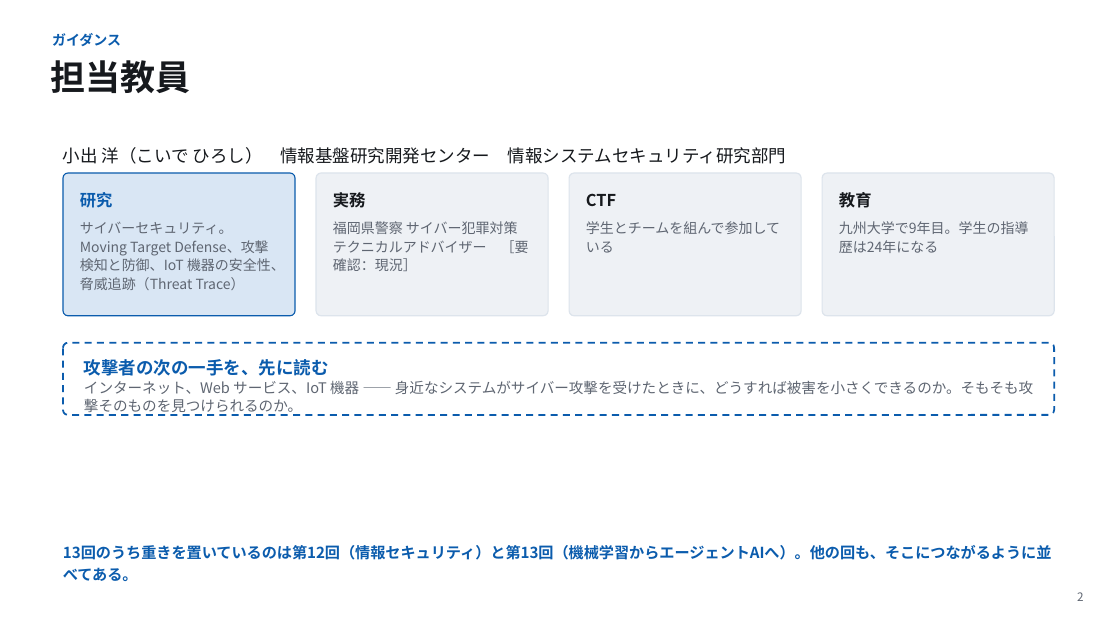
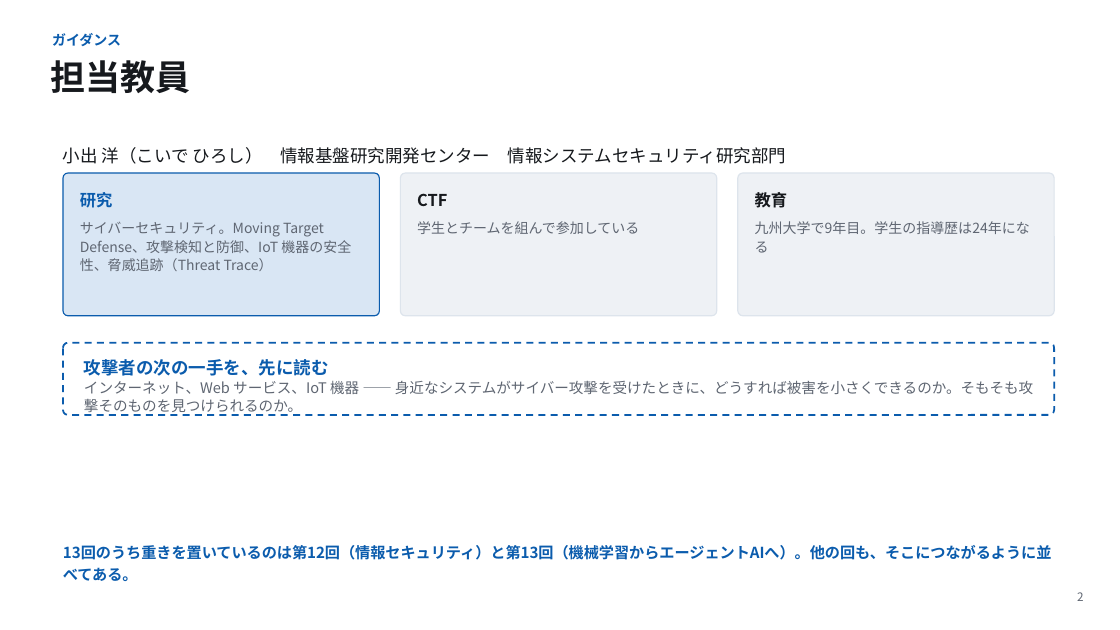
Before and after one commit to koide55/CompOutline, a slide deck: slide 2 of slides/第01回_計算とは何か.pptx. Drawn at 1120x630 pixels with LibreOffice and Linux fonts; fonts in the diff are those of the drawing. Boxes give left, top, right and bottom in pixels: in the first picture for what was removed or moved away, otherwise in the second. Text is boxed around its words. In the diff, an @@ line names an element or a change of style, - is before the commit and + after.

```diff
--- a/slides/第01回_計算とは何か.pptx
+++ b/slides/第01回_計算とは何か.pptx
@@ rounded rectangle: place and size @@
-rounded rectangle at (63, 173, 295, 316)
+rounded rectangle at (63, 173, 380, 316)
@@ rounded rectangle removed at (316, 173, 548, 316) @@
@@ rounded rectangle: place and size @@
-rounded rectangle at (570, 173, 802, 316)
+rounded rectangle at (401, 173, 718, 316)
@@ rounded rectangle: place and size @@
-rounded rectangle at (823, 173, 1054, 316)
+rounded rectangle at (738, 173, 1054, 316)
@@ text removed at (333, 192, 366, 208) @@
-実務
@@ text "CTF": place and size @@
-text "CTF" at (586, 193, 616, 206)
+text "CTF" at (417, 193, 447, 206)
@@ text "教育": place and size @@
-text "教育" at (839, 192, 872, 208)
+text "教育" at (755, 192, 788, 208)
@@ text "サイバーセキュリティ。Moving Target Defense、攻撃検知と防御、IoT 機器の安全性、脅威追跡（Thr ..." rewrapped from (80, 222, 285, 290) to (80, 222, 351, 271) @@
@@ text removed at (333, 221, 529, 271) @@
-福岡県警察 サイバー犯罪対策テクニカルアドバイザー ［要確認：現況］
@@ text "学生とチームを組んで参加している" rewrapped from (586, 221, 780, 253) to (417, 221, 639, 234) @@
@@ text "九州大学で9年目。学生の指導歴は24年になる" rewrapped from (839, 221, 1029, 253) to (755, 221, 1030, 234) @@
```
Also in this commit, not shown: 2 other slides changed, 3 other files.
